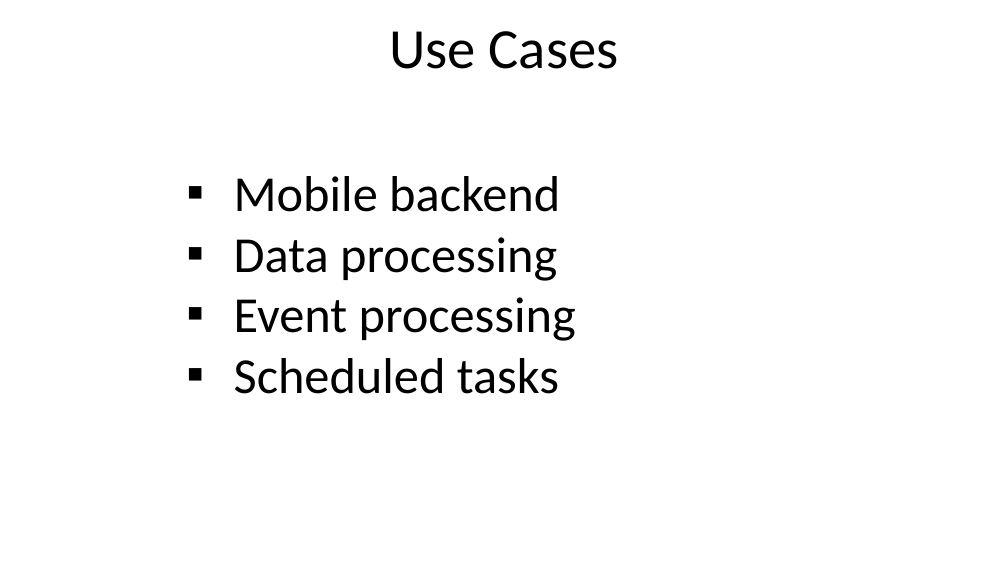
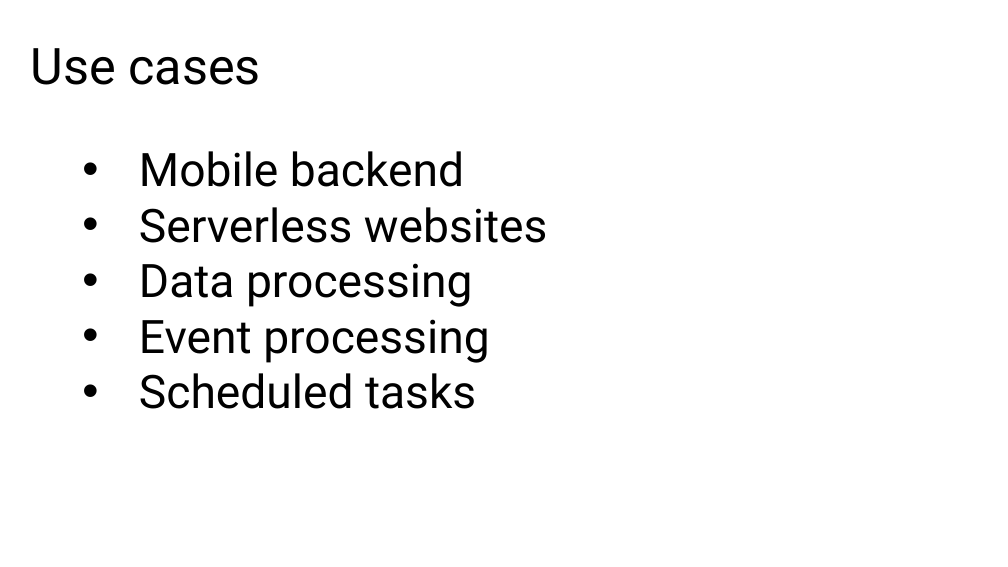
Before and after one commit to alex-zyl/FunctionsVSLambda, a slide deck: slide 8 of Presentation/Presentation.pptx (slide 6 before the commit). Drawn at 1008x567 pixels with LibreOffice and Linux fonts; fonts in the diff are those of the drawing. Boxes give left, top, right and bottom in pixels: in the first picture for what was removed or moved away, otherwise in the second. Text is boxed around its words. In the diff, an @@ line names an element or a change of style, - is before the commit and + after.

```diff
--- a/Presentation/Presentation.pptx
+++ b/Presentation/Presentation.pptx
@@ text at [30, 48, 260, 85]: text changed; size 54 to 48 pt; font Calibri to Roboto @@
-Use Cases
+Use cases
@@ text "Mobile backend": place and size @@
-text "Mobile backend" at [234, 176, 576, 394]
+text "Mobile backend" at [139, 151, 548, 409]
@@ text at [139, 151, 489, 409]: size 48 to 44 pt, font Calibri to Roboto in "Mobile backend", "Data processing", "Event processing", "Scheduled tasks"; bullet ▪ to • @@
@@ text at [139, 207, 548, 243]: paragraph added @@
+• Serverless websites
```
Also in this commit, not shown: 25 other slides changed, 12 slides added, 3 slides removed, 23 other files.
